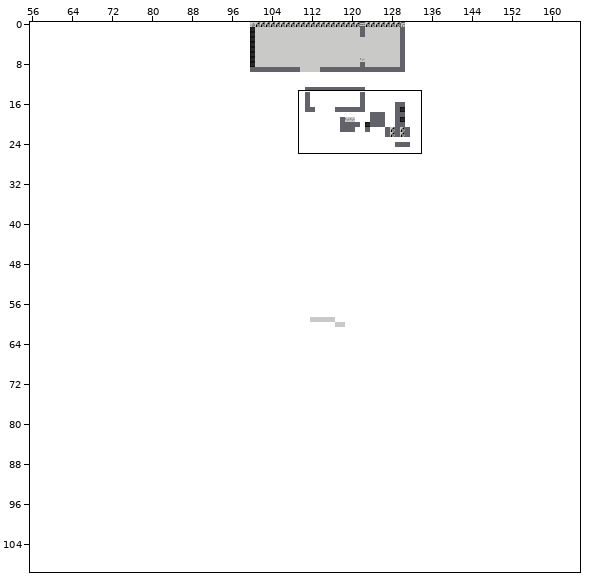
Tiled map -- CSLO/data/maps/Map1.tmx. Above: a wide view before the commit, with the close-up outlined.
Close-up. Before the edit:
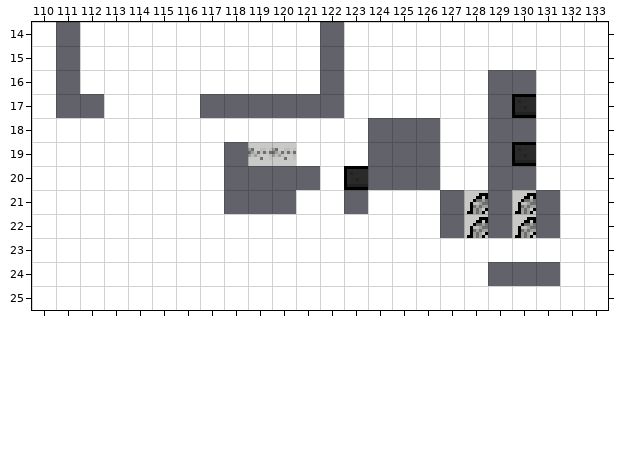
Cells are 8x8 px. Shown: x 110..133, y 14..25. The commit also changed other parts of the map, which this record leaves out.
Once edited:
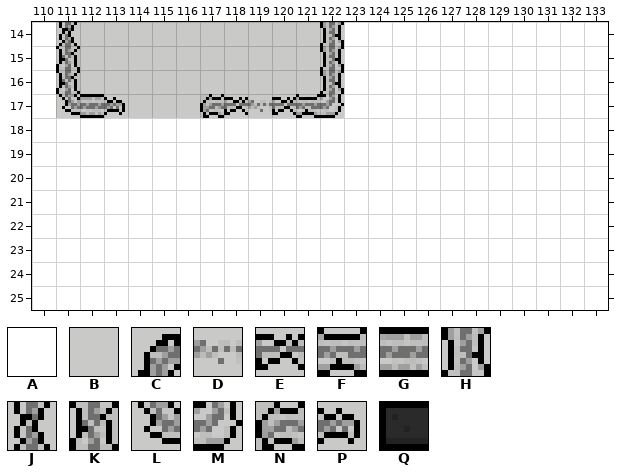
Key: from "Tileset": A 1, B 3, C 5, D 8, E 9, F 10, G 11, H 18, J 25, K 26, L 29, M 38, N 46, P 53, Q 84.
_ is an empty cell.
Difference:
Layer "base":
Tile C gives way to tile A in rows 21 to 22 at x 128 and 130.
Tile D gives way to tile A in row 19 at x 119 to 120.
Tile Q gives way to tile A in row 17 at x 130; in row 19 at x 130; in row 20 at x 123.
The edit adds tile A in row 16 at x 129 to 130; in row 17 at x 129; in row 18 at x 124 to 126 and 129 to 130; in row 19 at x 118, 124 to 126 and 129; in row 20 at x 118 to 121, 124 to 126 and 129 to 130; in row 21 at x 118 to 120, 123, 127, 129 and 131.
The edit adds tile A in row 22 at x 127, 129 and 131; in row 24 at x 129 to 131.
Tile A gives way to tile B in rows 14 to 16 at x 112 to 121; in row 17 at x 114 to 116.
The edit adds tile D in row 17 at x 119.
The edit adds tile E in row 17 at x 118 and 120.
The edit adds tile F in row 17 at x 121.
The edit adds tile G in row 17 at x 112.
The edit adds tile H in rows 14 to 16 at x 122.
The edit adds tile J in row 14 at x 111.
The edit adds tile K in rows 15 to 16 at x 111.
The edit adds tile L in row 17 at x 111.
The edit adds tile M in row 17 at x 122.
The edit adds tile N in row 17 at x 117.
Tile A gives way to tile P in row 17 at x 113.
